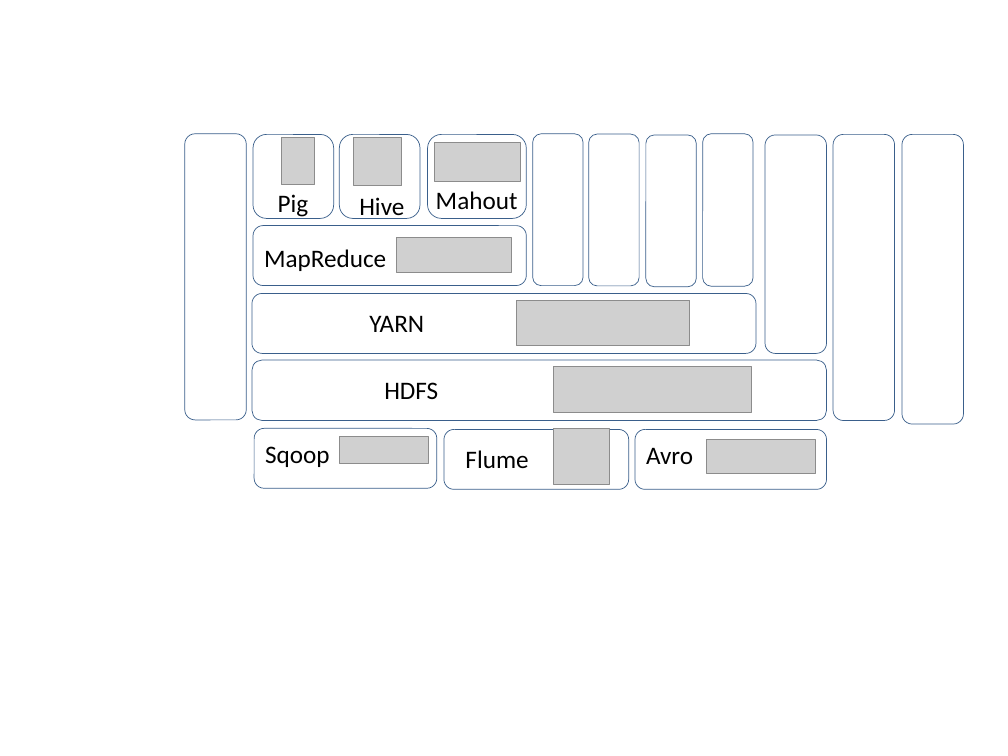
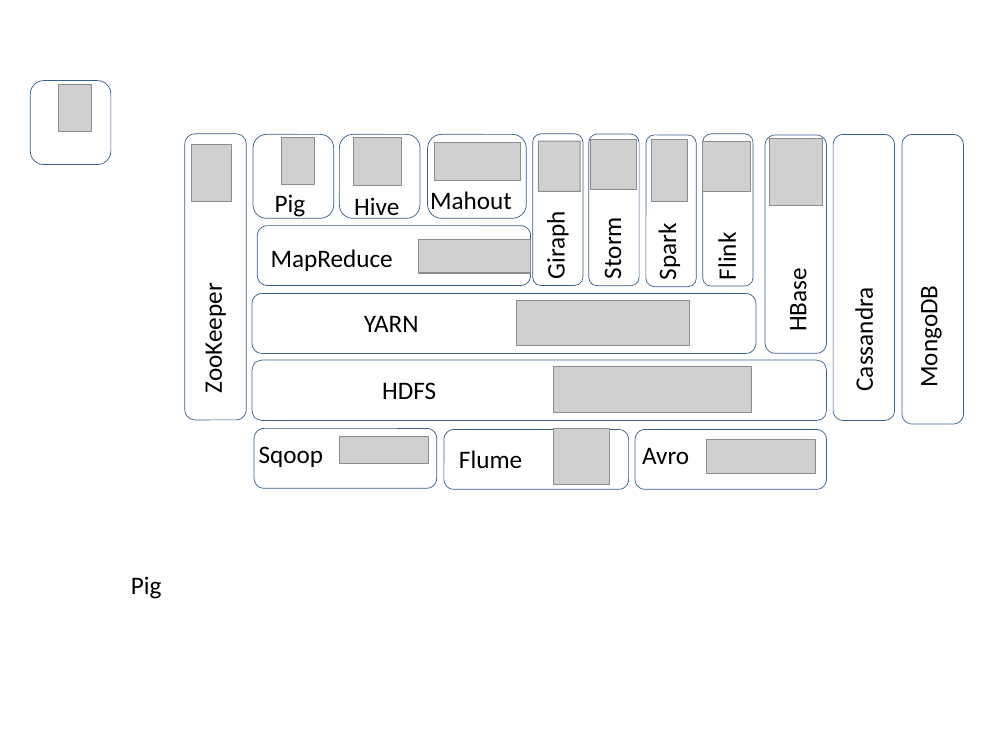
Before and after one commit to stonefl/LearningHadoop2, a slide deck: slide 1 of Hadoop Ecosystem Icons/Hadoop Ecosystem.pptx. Drawn at 1008x756 pixels with LibreOffice and Linux fonts; fonts in the diff are those of the drawing; grey boxes stand for pictures. Boxes give left, top, right and bottom in pixels: in the first picture for what was removed or moved away, otherwise in the second. Text is boxed around its words. In the diff, an @@ line names an element or a change of style, - is before the commit and + after.

```diff
--- a/Hadoop Ecosystem Icons/Hadoop Ecosystem.pptx
+++ b/Hadoop Ecosystem Icons/Hadoop Ecosystem.pptx
@@ rounded rectangle added at (30,81,111,164), outline #3A5F8C 0.51 pt @@
@@ picture added at (58,85,92,132) @@
@@ picture added at (192,144,232,202) @@
@@ picture added at (538,141,580,192) @@
@@ picture added at (591,140,636,190) @@
@@ picture added at (651,139,687,202) @@
@@ picture added at (703,141,751,192) @@
@@ picture added at (770,138,823,205) @@
@@ text "Mahout" rewrapped from (436,191,518,209) to (430,191,512,215) @@
@@ text "Hive": place and size @@
-text "Hive" at (359,197,404,219)
+text "Hive" at (354,197,399,219)
@@ outline #3A5F8C 0.5 pt to #3A5F8C 0.51 pt; proportions changed in 17 elements at (252,360,827,420), (252,293,756,353), (254,428,436,488), (444,429,628,489), (635,429,827,489), (253,134,334,218), (340,134,420,218), (427,134,526,218), (532,134,583,286), (589,134,639,286), (646,135,697,287), (703,134,753,286), (833,134,894,420), (902,134,964,423), (184,134,246,420), (765,135,827,354), (257,226,530,285) @@
@@ rounded rectangle: place and size @@
-rounded rectangle at (253,226,526,285)
+rounded rectangle at (257,226,530,285)
@@ text "MapReduce": place and size @@
-text "MapReduce" at (264,249,386,271)
+text "MapReduce" at (271,249,393,271)
@@ picture: place and size @@
-picture at (396,238,511,272)
+picture at (418,239,530,273)
@@ text added at (541,217,572,277), 18 pt, text #000000 @@
+Giraph
@@ text added at (597,223,628,277), 18 pt, text #000000 @@
+Storm
@@ text added at (652,228,683,279), 18 pt, text #000000 @@
+Spark
@@ text added at (712,236,743,279), 18 pt, text #000000 @@
+Flink
@@ text added at (198,294,229,390), 18 pt, text #000000 @@
+ZooKeeper
@@ text added at (782,274,813,330), 18 pt, text #000000 @@
+HBase
@@ text added at (849,297,880,388), 18 pt, text #000000 @@
+Cassandra
@@ text added at (913,296,944,385), 18 pt, text #000000 @@
+MongoDB
@@ text "YARN": place and size @@
-text "YARN" at (369,315,424,332)
+text "YARN" at (364,315,419,332)
@@ text "Sqoop": place and size @@
-text "Sqoop" at (265,446,330,467)
+text "Sqoop" at (259,446,324,467)
@@ text "Flume": place and size @@
-text "Flume" at (465,450,528,468)
+text "Flume" at (459,450,522,468)
@@ text "Avro": place and size @@
-text "Avro" at (646,447,693,464)
+text "Avro" at (642,447,689,464)
@@ text added at (131,576,162,599), 18 pt, text #000000 @@
+Pig
```
Also in this commit, not shown: 10 other files.
